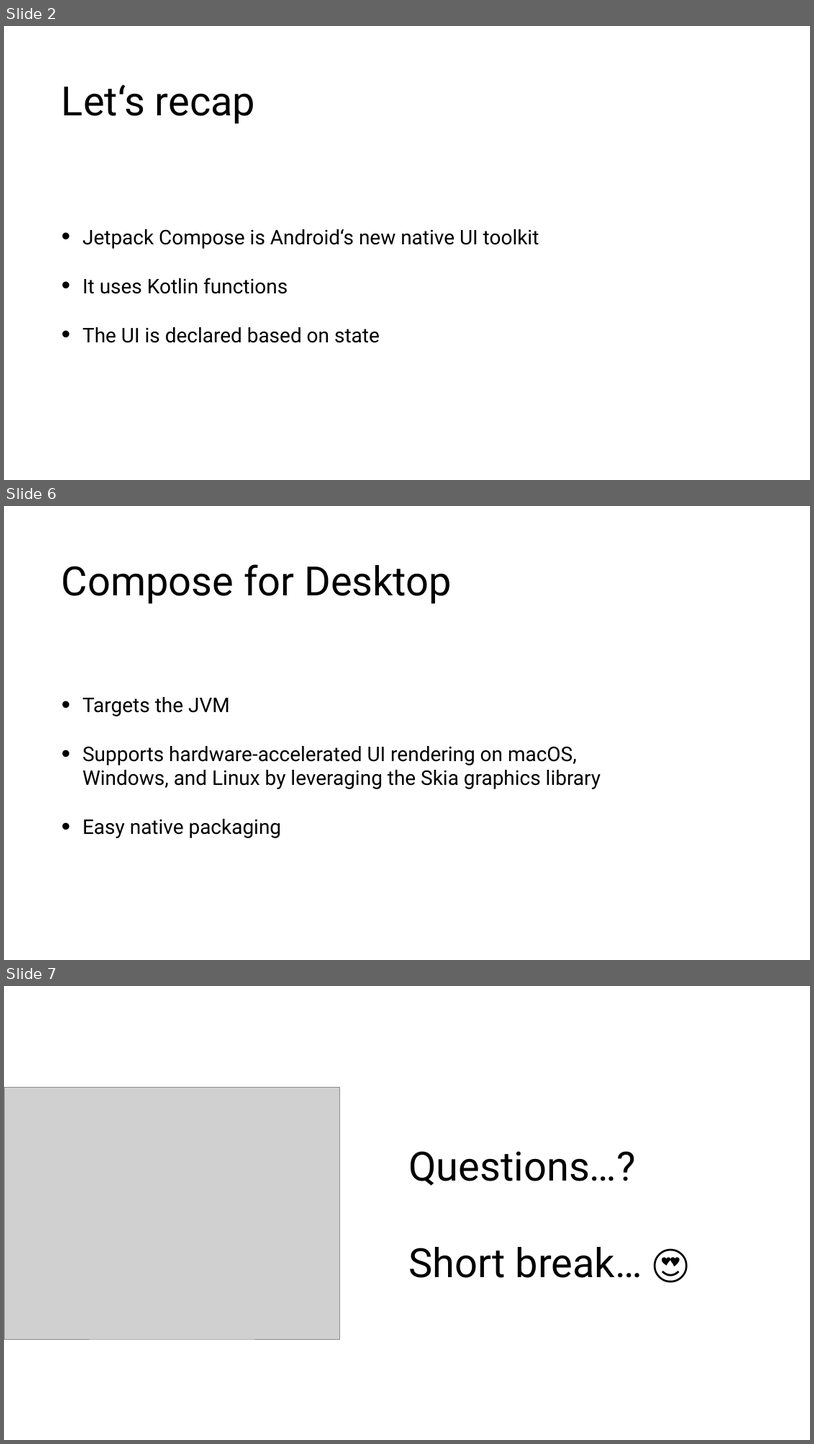
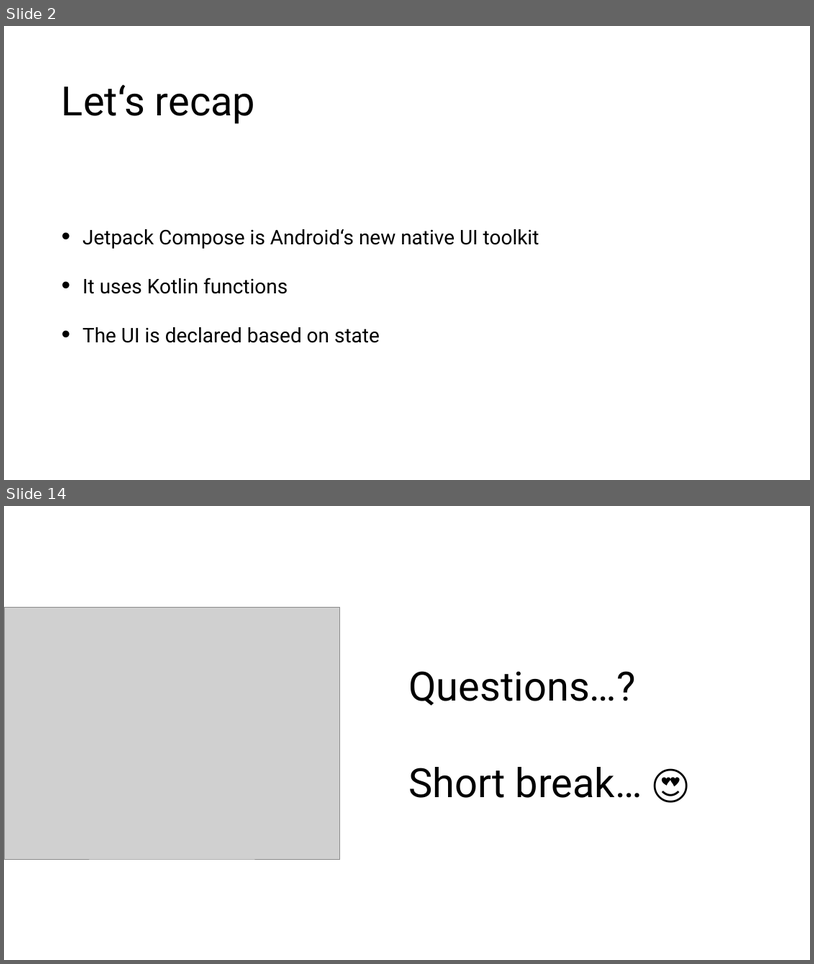
Before and after one commit to tkuenneth/compose_workshop, a slide deck: slides/06_Beyond Android.pptx. Shown one above the other, each under a label of ours: slides 2, 6 and 7 before the commit, slides 2 and 14 after it; the slides between them are not shown. The pictures are 814x1444 and 814x964 pixels, drawn with LibreOffice and Linux fonts; fonts in the diff are those of the drawing; grey boxes stand for pictures; background and template pictures are left out. Boxes give left, top, right and bottom in pixels: in the first picture for what was removed or moved away, otherwise in the second. Text is boxed around its words. In the diff, an @@ line names an element or a change of style, - is before the commit and + after.

```diff
--- a/slides/06_Beyond Android.pptx
+++ b/slides/06_Beyond Android.pptx
@@ slide 6 removed at [4,506,810,960], background #FFFFFF @@
@@ title removed at [62,564,452,604] @@
-Compose for Desktop
@@ text removed at [82,697,601,838] @@
-• Targets the JVM
-• Supports hardware-accelerated UI rendering on macOS, Windows, and Linux by leveraging the Skia graphics library
-• Easy native packaging
@@ what was slide 7 is now slide 14 @@
```
Also in this commit, not shown: 3 slides changed, 8 slides added.
